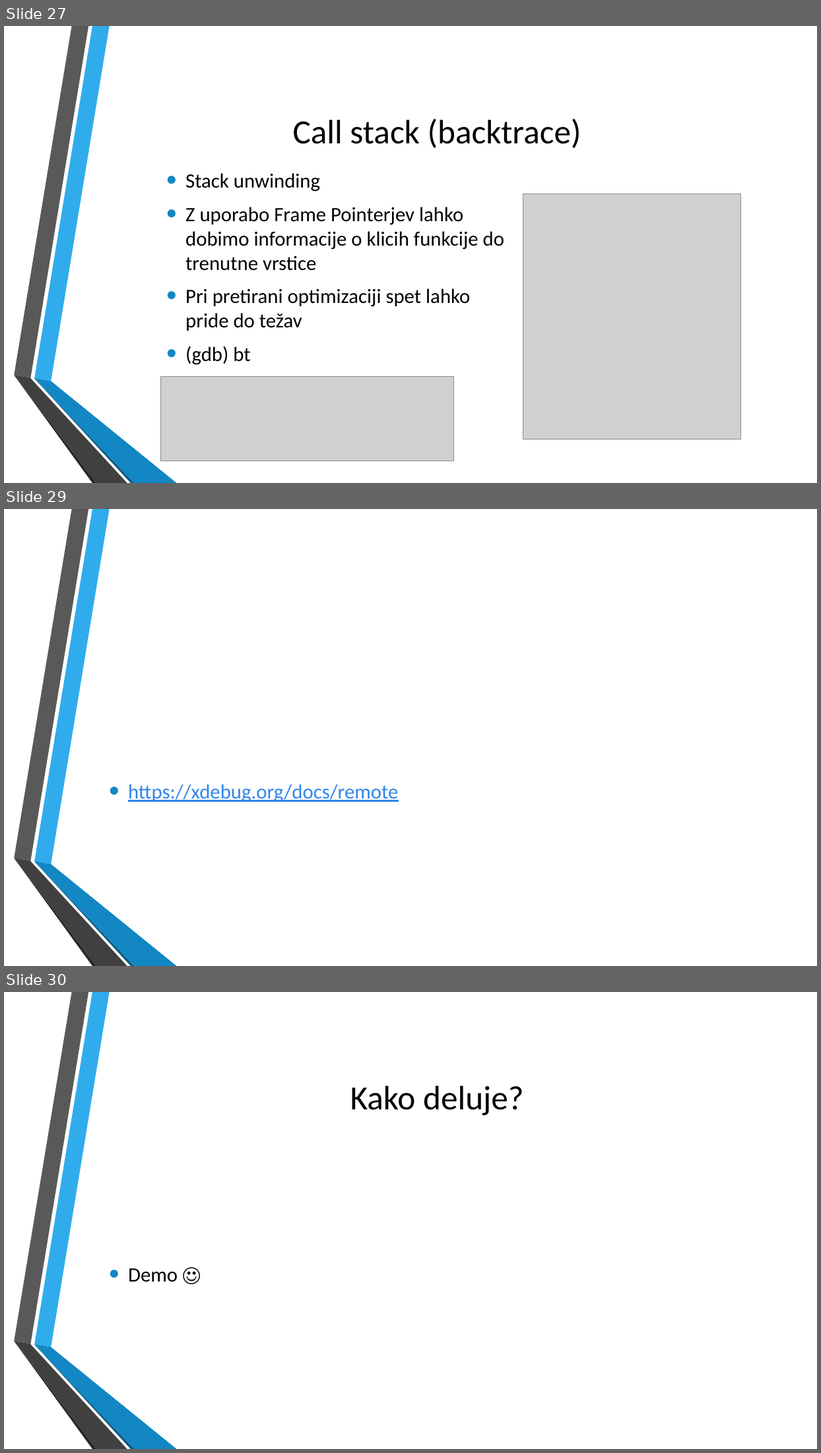
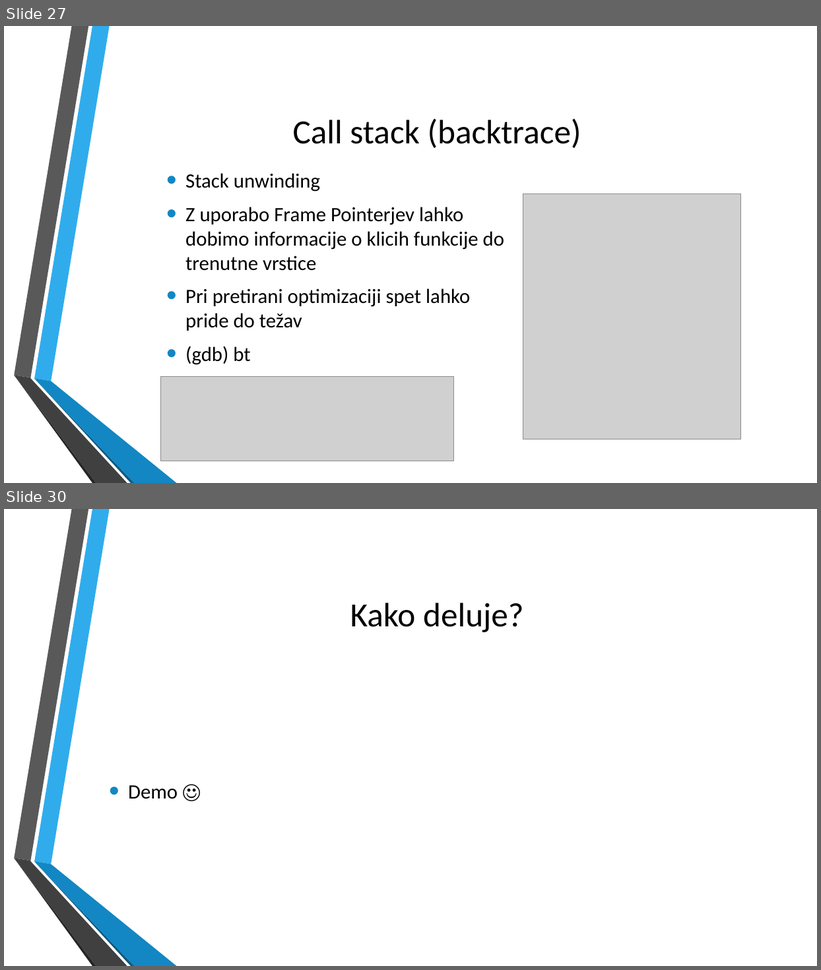
Before and after one commit to jakoberzar/razhroscevalniki, a slide deck: debuggers.pptx. Shown one above the other, each under a label of ours: slides 27, 29 and 30 before the commit, slides 27 and 30 after it; the slides between them are not shown. The pictures are 821x1453 and 821x970 pixels, drawn with LibreOffice and Linux fonts; fonts in the diff are those of the drawing; grey boxes stand for pictures; background and template pictures are left out. Boxes give left, top, right and bottom in pixels: in the first picture for what was removed or moved away, otherwise in the second. Text is boxed around its words. In the diff, an @@ line names an element or a change of style, - is before the commit and + after.

Commit message:
Added some quick xdebug slides to the presentation.

```diff
--- a/debuggers.pptx
+++ b/debuggers.pptx
@@ slide 29 removed at (4, 509, 817, 966), background picture (left out); not listed: 6 template elements that a slide beside it also shows @@
@@ text removed at (128, 784, 398, 803) @@
-• https://xdebug.org/docs/remote
```
Also in this commit, not shown: 1 slide changed, 1 slide added, 1 other file.
